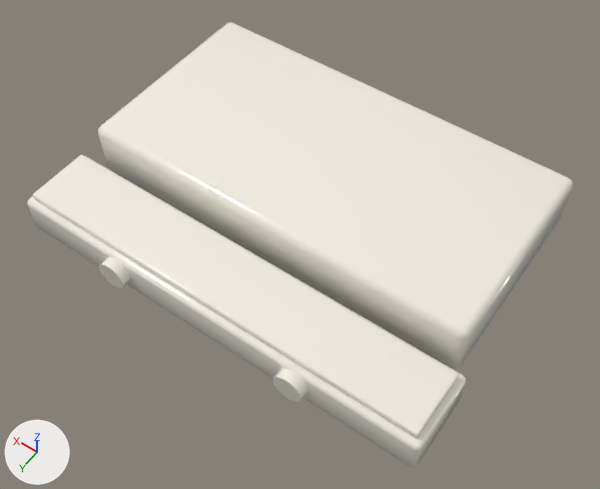
An edit to the glTF model tools/video/marble_music/assets/instruments/piano/model_white.glb, drawn before and after from the same camera.
The view is the same before and after, from a 50 mm camera at (-0.453, 0.706, 0.901) aimed at (-0.025, 0.106, -0.041). Lighting does not change. The marker at lower left points along +X, +Y and +Z. The picture after the commit comes second. Vertices at exactly the same position are counted once.

The first picture shows 'piano_white'.
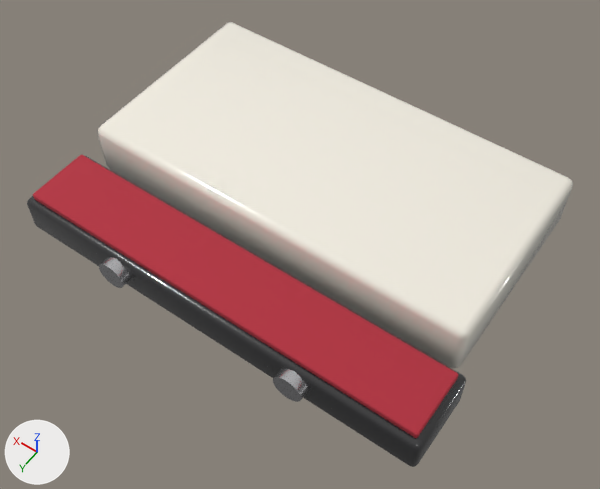
Location of each change, [x1, y1, x2, y2] in pixels of the pictures (600 x 489 px):
part 1 of me_piano_white, recoloured (darker)
    both: [409, 375, 466, 467]
part 2 of me_piano_white, recoloured
    both: [33, 168, 462, 465]
part 3 of me_piano_white, recoloured
    both: [29, 156, 454, 462]
part 4 of me_piano_white, recoloured
    both: [415, 373, 458, 438]
part 5 of me_piano_white, recoloured
    both: [33, 155, 81, 195]
part 6 of me_piano_white, recoloured (white to red)
    both: [33, 155, 457, 437]
part 7 of me_piano_white, recoloured (white to light grey)
    both: [273, 368, 308, 402]
part 8 of me_piano_white, recoloured (white to light grey)
    both: [99, 257, 130, 288]

Diff of the bpy script that builds the scene:
```diff
--- a/tools/video/marble_music/assets/instruments/piano/model_white.glb.py
+++ b/tools/video/marble_music/assets/instruments/piano/model_white.glb.py
@@ mat_pno_felt @@
+mat_pno_felt = principled_material('pno_felt')
+mat_pno_felt.base_color = (0.45, 0.03, 0.05)  # red #b3303f
+mat_pno_felt.roughness = 0.95
@@ mat_pin @@
+mat_pin = principled_material('pin')
+mat_pin.base_color = (0.7, 0.7, 0.72)  # light grey #dadadd
+mat_pin.metallic = 1.0
+mat_pin.roughness = 0.25
@@ mat_pno_rail @@
+mat_pno_rail = principled_material('pno_rail')
+mat_pno_rail.base_color = (0.02, 0.02, 0.022)  # black #272729
+mat_pno_rail.roughness = 0.25
+mat_pno_rail.coat_weight = 0.8
@@ me_piano_white @@
 me_piano_white.from_pydata(...)  # 352 vertices, 684 faces; spans x -0.33..0.33, y -0.16..0.31, z -0.065..0.045
 # used by ob_piano_white; location = (0.0, 0.0, 0.0)
+# me_piano_white part 1: all 78 faces centred in x -0.33..-0.323, y 0.175..0.295, z -0.065..-0.005 switch from mat_piano_body_white (white #f6f1e5) to mat_pno_rail (black #272729)
+# me_piano_white part 2: all 16 faces centred in x -0.107, y 0.175..0.295, z -0.065..-0.005 switch from mat_piano_body_white (white #f6f1e5) to mat_pno_rail (black #272729)
+# me_piano_white part 3: all 16 faces centred in x 0.107, y 0.175..0.295, z -0.065..-0.005 switch from mat_piano_body_white (white #f6f1e5) to mat_pno_rail (black #272729)
+# me_piano_white part 4: all 78 faces centred in x -0.32..-0.317, y 0.185..0.285, z -0.006..0.006 switch from mat_piano_body_white (white #f6f1e5) to mat_pno_felt (red #b3303f)
+# me_piano_white part 5: all 78 faces centred in x 0.317..0.32, y 0.185..0.285, z -0.006..0.006 switch from mat_piano_body_white (white #f6f1e5) to mat_pno_felt (red #b3303f)
+# me_piano_white part 6: all 32 faces centred in x -0.106..0.106, y 0.185..0.285, z -0.006..0.006 switch from mat_piano_body_white (white #f6f1e5) to mat_pno_felt (red #b3303f)
+# me_piano_white part 7: all 60 faces centred in x -0.171..-0.129, y 0.2..0.31, z -0.051..-0.009 switch from mat_piano_body_white (white #f6f1e5) to mat_pin (light grey #dadadd)
+# me_piano_white part 8: all 60 faces centred in x 0.129..0.171, y 0.2..0.31, z -0.051..-0.009 switch from mat_piano_body_white (white #f6f1e5) to mat_pin (light grey #dadadd)
```
